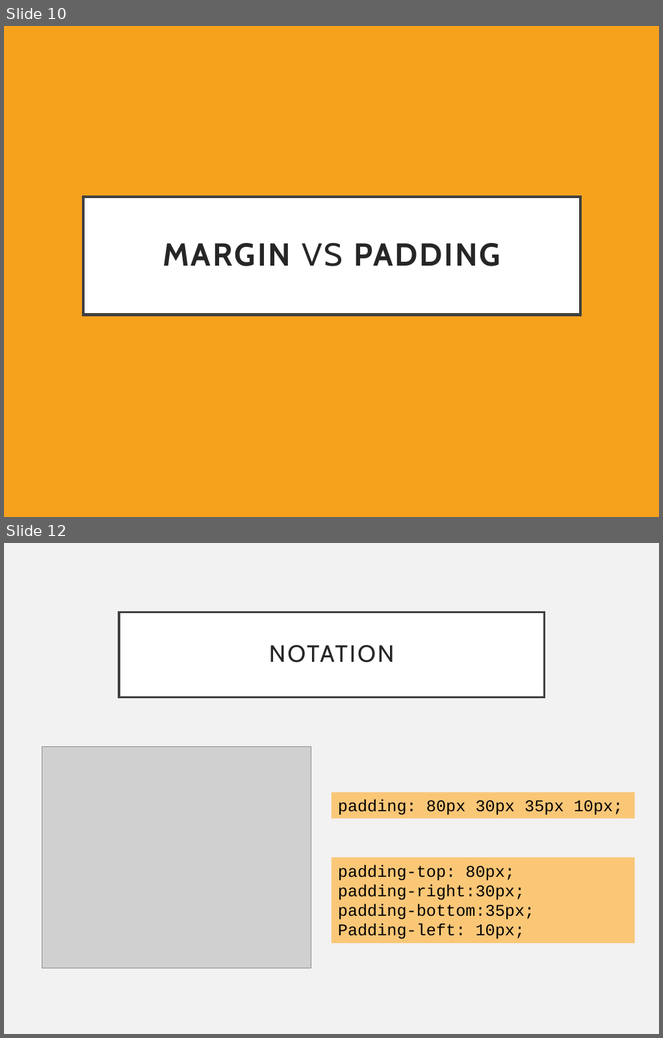
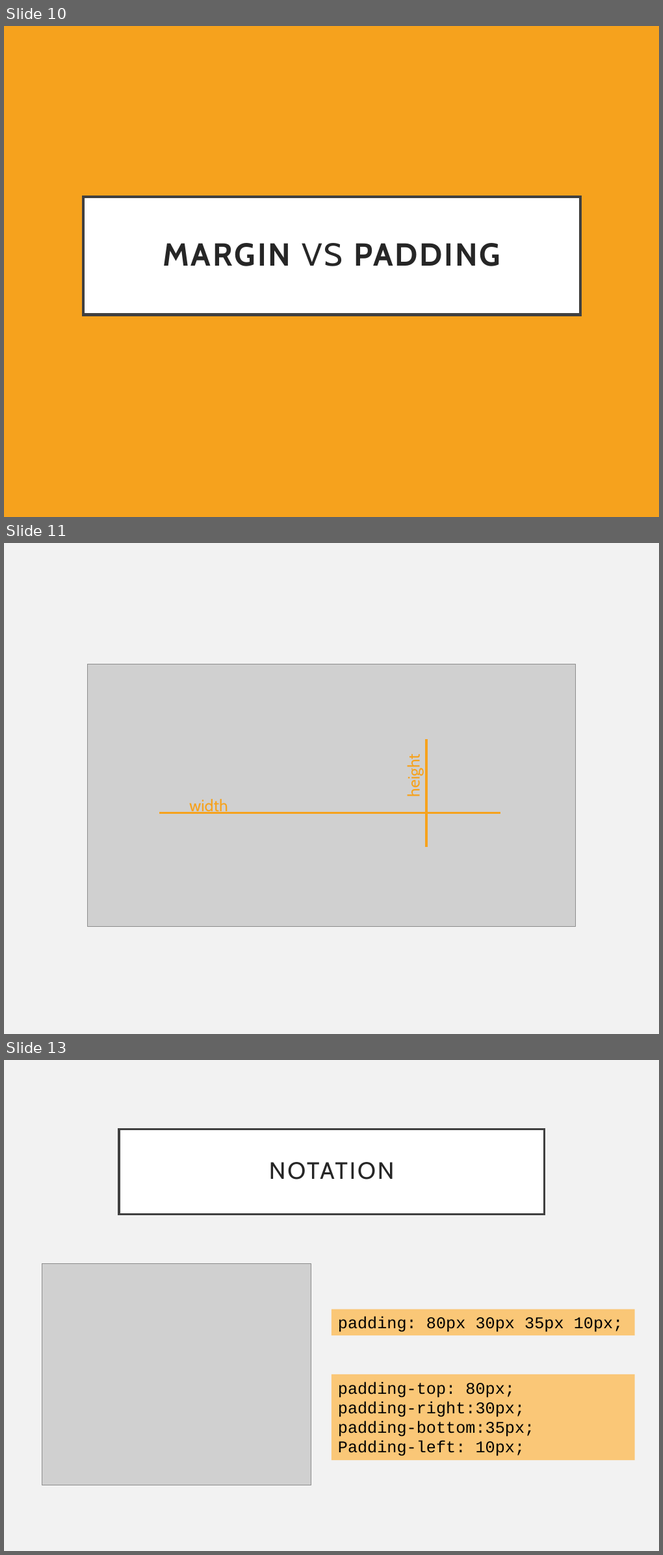
Before and after one commit to katholiek-onderwijs-vlaanderen/cssworkshop, a slide deck: presentation.pptx. Shown one above the other, each under a label of ours: slides 10 and 12 before the commit, slides 10, 11 and 13 after it; the slides between them are not shown. The pictures are 663x1038 and 663x1555 pixels, drawn with LibreOffice and Linux fonts; fonts in the diff are those of the drawing; grey boxes stand for pictures. Boxes give left, top, right and bottom in pixels: in the first picture for what was removed or moved away, otherwise in the second. Text is boxed around its words. In the diff, an @@ line names an element or a change of style, - is before the commit and + after.

```diff
--- a/presentation.pptx
+++ b/presentation.pptx
@@ slide 11 added at box(4, 543, 659, 1034), background #F2F2F2 @@
@@ picture added at box(88, 664, 575, 927) @@
@@ line added from (426, 739) to (426, 847), #F6A21D 2.5 pt @@
@@ text added at box(404, 758, 424, 796), 18 pt, text #F6A21D @@
+height
@@ line added from (159, 813) to (501, 813), #F6A21D 2.5 pt @@
@@ text added at box(189, 799, 228, 814), 18 pt, text #F6A21D @@
+width
@@ what was slide 12 is now slide 13 @@
```
Also in this commit, not shown: 2 slides changed, 10 other files.
